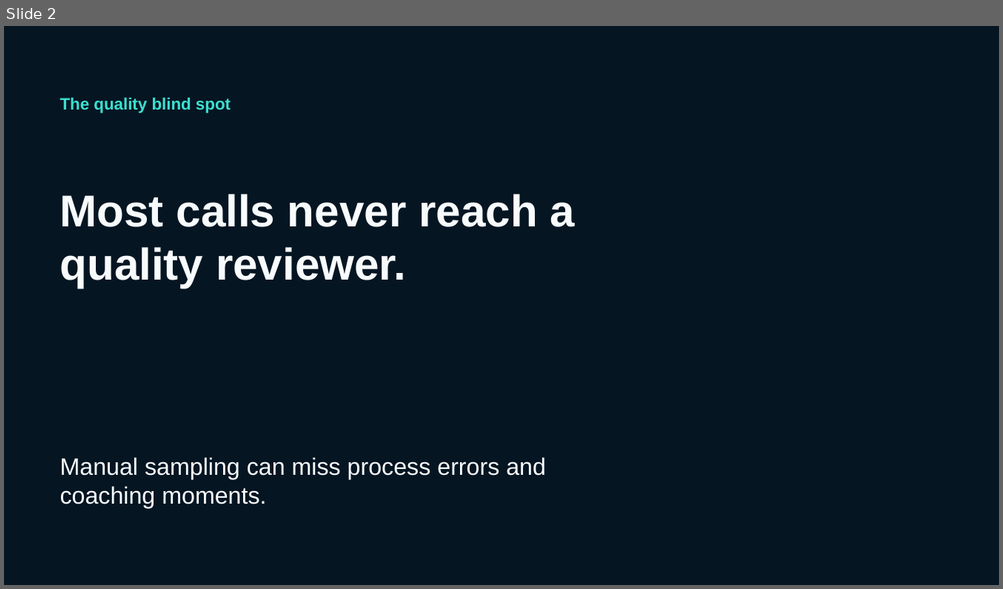
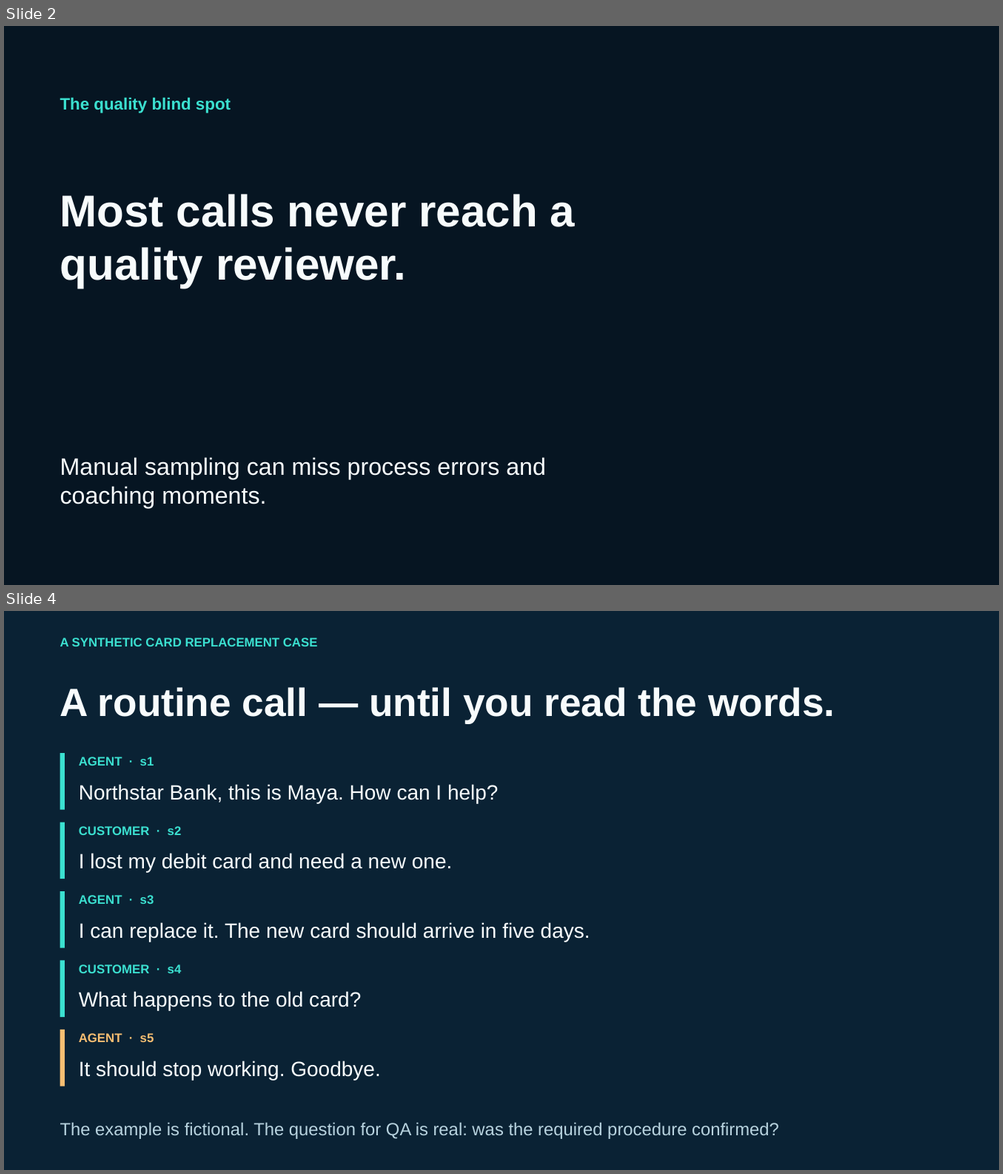
Before and after one commit to XTEP63/calliq-ai, a slide deck: presentation/output/CallIQ-innovation-demo.pptx. Shown one above the other, each under a label of ours: slide 2 before the commit, slides 2 and 4 after it; the slides between them are not shown. The pictures are 1003x589 and 1003x1174 pixels, drawn with LibreOffice and Linux fonts; fonts in the diff are those of the drawing; background and template pictures are left out. Boxes give left, top, right and bottom in pixels: in the first picture for what was removed or moved away, otherwise in the second. Text is boxed around its words. In the diff, an @@ line names an element or a change of style, - is before the commit and + after.

Commit message:
Revise CallIQ pitch deck for solo product story

```diff
--- a/presentation/output/CallIQ-innovation-demo.pptx
+++ b/presentation/output/CallIQ-innovation-demo.pptx
@@ slide 4 added at bbox=[4, 611, 999, 1170], background #0A2234 @@
@@ text added at bbox=[60, 638, 318, 647], 12 pt, text #3BE0D0, bold @@
+A SYNTHETIC CARD REPLACEMENT CASE
@@ text added at bbox=[60, 687, 834, 723], 38 pt, text #F7FBFC, bold @@
+A routine call — until you read the words.
@@ rectangle added at bbox=[60, 754, 65, 810], fill #3BE0D0 @@
@@ text added at bbox=[79, 757, 154, 766], 12 pt, text #3BE0D0, bold @@
+AGENT · s1
@@ text added at bbox=[79, 784, 498, 803], 20 pt, text #F7FBFC @@
+Northstar Bank, this is Maya. How can I help?
@@ rectangle added at bbox=[60, 822, 65, 879], fill #3BE0D0 @@
@@ text added at bbox=[79, 826, 182, 835], 12 pt, text #3BE0D0, bold @@
+CUSTOMER · s2
@@ text added at bbox=[79, 853, 452, 872], 20 pt, text #F7FBFC @@
+I lost my debit card and need a new one.
@@ rectangle added at bbox=[60, 891, 65, 948], fill #3BE0D0 @@
@@ text added at bbox=[79, 895, 154, 904], 12 pt, text #3BE0D0, bold @@
+AGENT · s3
@@ text added at bbox=[79, 923, 590, 942], 20 pt, text #F7FBFC @@
+I can replace it. The new card should arrive in five days.
@@ rectangle added at bbox=[60, 961, 65, 1017], fill #3BE0D0 @@
@@ text added at bbox=[79, 965, 182, 974], 12 pt, text #3BE0D0, bold @@
+CUSTOMER · s4
@@ text added at bbox=[79, 991, 361, 1011], 20 pt, text #F7FBFC @@
+What happens to the old card?
@@ rectangle added at bbox=[60, 1030, 65, 1086], fill #F6BE72 @@
@@ text added at bbox=[79, 1034, 154, 1042], 12 pt, text #F6BE72, bold @@
+AGENT · s5
@@ text added at bbox=[79, 1061, 381, 1080], 20 pt, text #F7FBFC @@
+It should stop working. Goodbye.
@@ text added at bbox=[60, 1122, 779, 1139], 17 pt, text #B8D3DF @@
+The example is fictional. The question for QA is real: was the required procedure confirmed?
```
Also in this commit, not shown: 2 slides changed, 7 other slides added, 8 slides removed, 5 other files.
